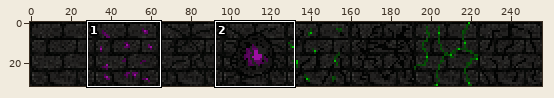
Two versions of one sprite sheet, assets/sprites/tiles/walls.png. The first picture is a wide view before the edit; the outline marks the close-up.
Close-up. Earlier state:
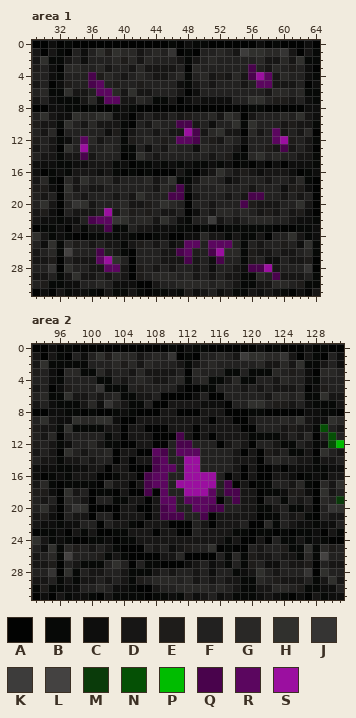
The file is 256x32 pixels. Colours within 5 levels of each other are drawn and written as one. Shown: area 1: x 29..64, y 0..31; area 2: x 93..131, y 0..31. The commit also changed other parts of the picture, which this record leaves out.
Palette (. is transparent): A #020302  B #070907  C #0e0e0d  D #171615  E #1e1c1a  F #222120  G #292826  H #30302d  J #353433  K #3d3c3b  L #444241  M #0a3b0a  N #055005  P #00bc00  Q #49034c  R #5b065f  S #9b0fa0
Pixels before, area 1, first column x 29:
 0 AACABAAAAAAAAAAAABACBBAAAAAACABAAACA
 1 DADBAFCFHEHGGDFGFJABAFFGFDKHHGGJDADB
 2 DHBBDFCFFFGEGDGFFFDBDFGFFFFFGDDGDHBB
 3 EFCAGGFFGDFFDGDDDDFAGFFFFFFQFDGFEFCA
 4 FFCBFFFQEGFDFGFDDFGBFGDEDGDQSRDGFFCB
 5 DFACEFFQRFEFFEFFFFCBDFDFFFDFRRDDDFAC
 6 FGBBHDDFRRGDHDDFFFDACFFFFFFFFDGGFGBB
 7 DFCBBBDGCRRDDGFBBDACDCCCCFFHHFEEDFCB
 8 AACCBBABAABCBAAAAAAAAAAAAAABBAAAAACC
 9 FHDCCHGGHHCCADFDDFDEFFGDHGADFFFGFHDC
10 EDDBHFDGDDDBAFDGFFQQDFCFFHBHFFFDEDDB
11 FDGAFFFFFCEBDFFDFDDSQDGHDDAGDFRDFDGA
12 EFDBCFRGDFFBEFGFEFRRQFEDGFCFFFRSEFDB
13 DFDAHFSFFGFBBFCFDGFFCGFFFDAFFEDQDFDA
14 FDDBDDQDFFFABHFDFFFFFFDFEBBGHFGFFDDB
15 CCCBBCCDDDBCABBCBCBCBBCBCABACACACCCB
16 CABCBDDDCDBABABAAADBACDHFDEDCDDDCABC
17 DGBAGDHFGGDFFFGDFHBBDGGFCDFFFDFFDGBA
18 EECAHDFDDFFFFFFDGFQCFFFGFFFDFFFCEECA
19 FDFAGFDFFFDFDHFFFQQADFFFDFDQQFFDFDFA
20 FHDAFJHDFFFGDDEFHGFAFFDFFFQEDDDFFHDA
21 DECAFDDDFSDGEFEFDDFACFDGGFGFDEDFDECA
22 DCCBCCFQRRJHFGGDHFCBFFKDFDFGGGFFDCCB
23 ABBCADBDDQBBFDDCCCBBABAABBBBBBAAABBC
24 HDBCBAABBCBCBAABCAACCGDDBDBBDAFFHDBC
25 FCHBGEFDFDDBDEFDFCDRRFRRRFBFDFFEFCHB
26 DFGBLFFFQFDBAFFFDDQREFQSGGBEDDFDDFGB
27 DDEAFDDDRSHFAFFFDDDQDFCQFFBEFCCFDDEA
28 FFJAHFFDDRRDAEFDFDFFDFCFFDCQQSDFFFJA
29 DDFBDHDDFDFDAEFGGGFGDFDFDDBBGFQDDDFB
30 FEBBCCFFGFCCCAADFFGGGGFGFDBBDDGGFEBB
31 ACADBCCBADBBDBABBCBECDFCDBBDCDCBACAD
Pixels before, area 2, first column x 93:
 0 AACABAAAAAAAAAAAABACBBAAAAAACABAAACABAA
 1 DADBAFCFHEHGGDFGFJABAFFGFDKHHGGJDADBAFC
 2 DHBBBBBFFFGEGDGFFFDBDFGFFFFFGDDGDHBBDFC
 3 EFCAGGBBGDFFDGDDDDFAGFFFBBFBBBGFEFCAGGF
 4 FFCBFFFFBBFDFGFDDFGBFGBBDGBBFFDGFFCBFFF
 5 DFACEFFFJBBBFEFFFFCAABBFFFDFDFDDDFACEFF
 6 FGBBHDDFDFGBBDDFAAAACFAAFFFFFDGGFGBBHDD
 7 DFCBBBDGCJFDBBFAADDDDCCCAFFHHFEEDFCBBBD
 8 AACCBBABAABCBAAADDAAADDDAAABBAAAAACCBBA
 9 FHDCCHGGHHCAADDDDDDDDDADDAADFFFGFHDCCHG
10 EDDBHBBBBDDADDAAADDDADDDDDAAFFFDEDDBNFD
11 FDGAFFFFFBDADDDAAAQDADADDDDBBBBDFDGAFNF
12 EFDBCFFGDBBAADDAAFQQFFFADFDAFFDBBFDBCNP
13 DFDAHFDFFGADDAARQFRRRFFFFDADAEDFBBDAHFD
14 FDDBDDFDFFADADDQRFFSSFFFFDDDAFGFFDDBDDF
15 CCCBBCCDDADDAAAQRRFSSFFFFDADAACACCCBBCC
16 CABCBDDDAABDDAQRRFFSSSSFADADAADDCABCBDD
17 DGBABBBBAGDDADQRRFSSSSSFQADABBFFDGBAGDH
18 EECAHDFABBADAAQARFFSSSRFQQDDABBCEECAHDF
19 FDFAGFDAFFBBDDADRRFRRRRAFQDDAFFBFDFAGFM
20 FHDAFJHAAAADDAADQRFFRRQQFFDDBBDFBBDAFJH
21 DECAFDDAFFADDDADQQQFFQADDDDDABBFDEBAFDD
22 DCCBCCFFAFDDBADDDAAAFDADDDFAAGBFDCCBCCF
23 ABBCADBDAABBDDDADDAAFDDDDBBABBABABBCADB
24 HDBCBAABBCABBDDDDDDDDDDDBDAADAFBBDBCBAA
25 FCHBGEFDFDBAAAFDFCDEFFHABAAFDFFEBBHBGEF
26 DFGBLFFFEBDBAAAADDGAAAAFBGBEDDFDDBGBLFF
27 DDEAFDBBBFHFAFBBAAACDFCDBFBEFCCFDDEAFDD
28 FFJAHBFDDFFDBBBDFDFFDFCFFBCDHFDFFFJAHFF
29 DDFBDBDDFDFDBEFGGGFGDFDFDDBBGFEDDDFBDHD
30 BEBBCCFFGFCCBAADFFGGGGFGFDBBDDGGFEBBCCF
31 ACADBCCBADBBBBABBCBECDFCDBBBCDCBACADBCC
The result:
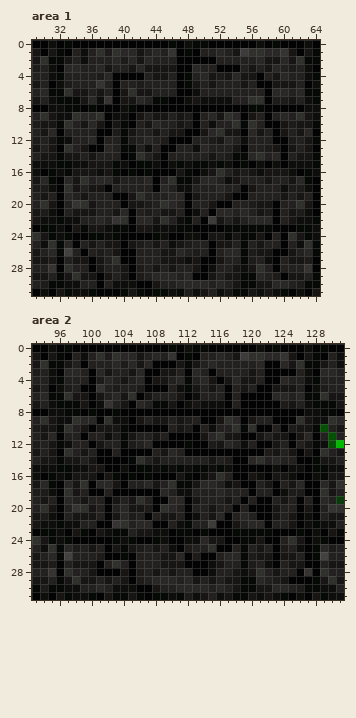
Changes in this commit:
Changed rows in their new state; - is an unchanged pixel.
Area 1:
first column x 34:
 2 -------------AAAAA---------
 3 -------------A----AAA-D----
 4 --F--AAAA----A--------DAF--
 5 --FJ-A-------A---------AA--
 6 ---DFA-------A----------A--
 7 ----JA------A-----------A--
 8 -----A---------------------
 9 ----A----------A--------A--
10 ----A--------DEA--------AA-
11 ---AA---------AA---------A-
12 -F-A--------AAAF---------AA
13 -DAA-------AA-------------A
14 -F---------A--------------A
15 -----------A---------------
17 ----------A----------------
18 ----A-----A--C-------A-----
19 -----AA-----GG------AAFF---
20 ------A-----------AA-F---A-
21 ----F--A---------A-------A-
22 --FGF--A--------A--------A-
23 ----C--A--------A----------
24 ------AA--------A---------A
25 A-----A-------EF-ADD------A
26 -A-E--A------GF--AF------AA
27 --ADF-A-------C-AAD------A-
28 --A-FF----------A-----DHFA-
29 ---A-----------AA--------EA
30 ---A-----------------------
31 ----AA---------------------
Area 2:
first column x 97:
 2 DFA--------AAA-----------AA----
 3 --FA------AA------A-FF-DFAAAA--
 4 ---AEG----A-------DA--DD-AA----
 5 --AA-FEF--AAA--BDFD-A---AA-----
 6 ---A---DHA--FFD---FFA-AAAA-----
 7 ---A----AG-BB-AC------AAAAA----
 8 -------AA---AA---AAA---AA------
 9 ----A--C--F--F-EFA--HG----AAA--
10 -FDAD--BAA---F-E-FCFFHBHAA-A---
11 --A--CEB-FFDF-AA--GH--AADFD-A--
12 ---A-FFBEFG--AABAAEDG-CFAA-FA--
13 ----AAFAA--FDGFAAAAAAA-A----DA-
14 ----AA-ABHFDF--FF-D-EAAGH----AA
15 ------AC-BBCBCBCBBCBCA-A------A
16 -----D-AB-BAAADBACDHFA--C-----A
17 GDHAG--AFFGDFHBBDGG-CDA-FDA---A
18 ----AF-A--A-G-CCFFFGFFFAFFA---A
19 ---F-ADF-HFAAGGADFFFDFAF-A-D-A-
20 ---DF-FG-DEAHG-AFFDF-AFAAA--FA-
21 ---D-ADGEF-FDDFACFDGAFGF-AD--AC
22 -----AJHFGGAAFCB-FKAA--GGAF--A-
23 ---ADC--F--CCABBABAAA--B---A--A
24 ---AAABC-AABCAACCG--AABB--AFH-A
25 -----ADBDE----A-----AFB---A-FCA
26 -----AA--FFF----E---G-----A--FA
27 --DDA-----FFDDDAAA--F-----A---A
28 -F--AAA-AEF-----AA---D-------A-
29 -H------A-------------------AAA
30 --------C----------------------
31 --------D--------------D-------
Boxes around the changes in both close-ups, in picture pixels (x1, y1, x2, y2):
changed: (72, 56, 288, 296)
changed: (64, 360, 312, 600)
